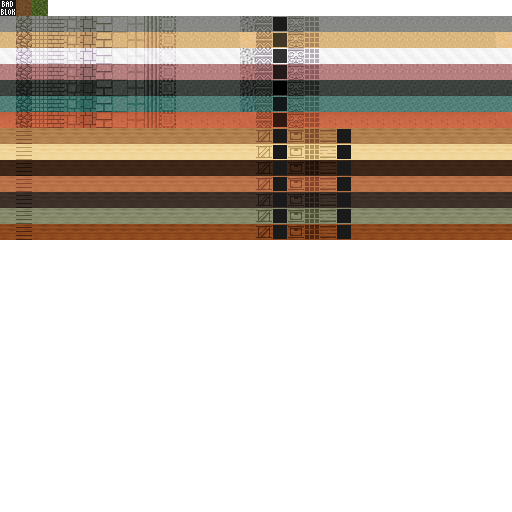
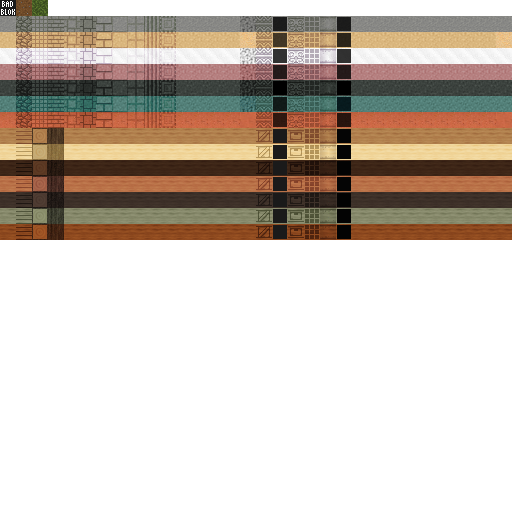
Comparing the layer stacks of the two w=512, h=512 images. Changes:
painted on "patterns" over left=320, top=16, right=351, bottom=240
painted on "materials" over left=32, top=128, right=64, bottom=240
